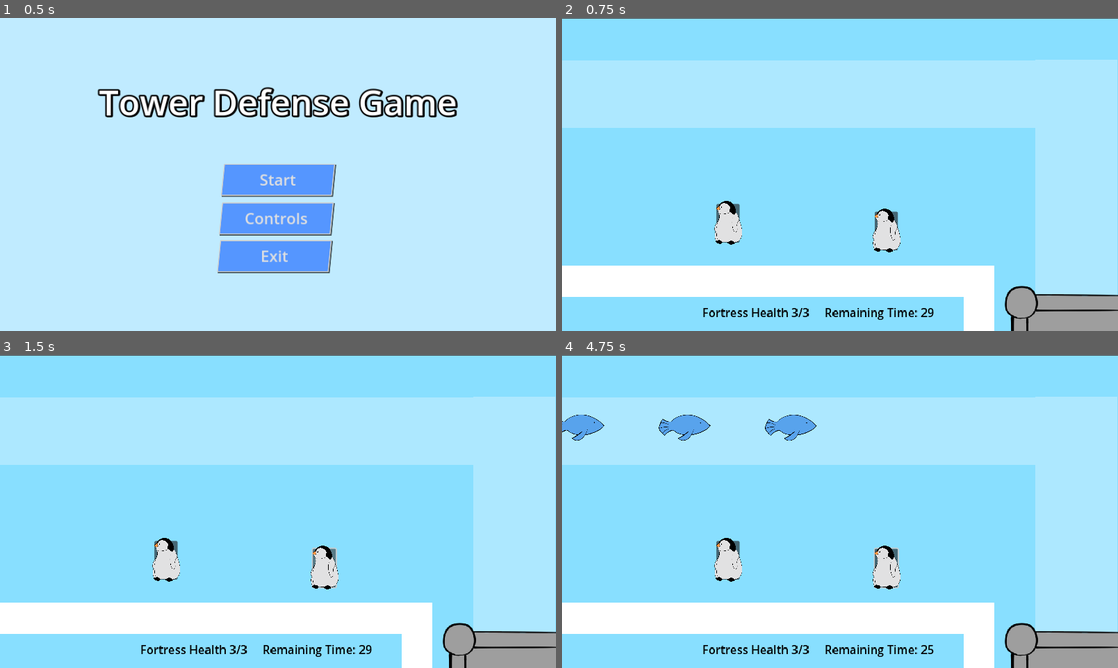
Above: before the commit, frames 1-4 (two rows, left to right).
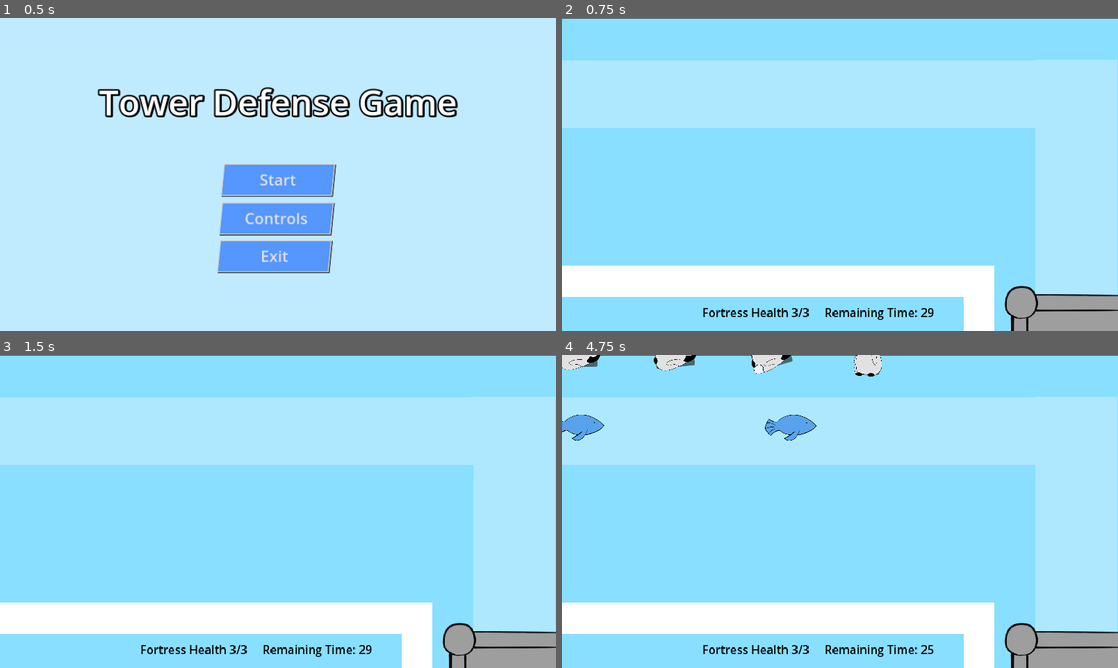
Above: after the commit, the same moments.

Repository: TraighScott/PenguinDefense
Game: Godot game, scene res://menus/main_menu.tscn
The game is run twice, just before and just after one commit, with the same random seed, the same clock (stepped at 60 frames per second) and the same inputs.
Inputs (mouse positions are in pixels of both pictures, inside the frame that each line leads up to):
- Up to frame 1 (0.5 s): no input
- Up to frame 2 (0.75 s): click "Start" at 0.5 s
- Up to frame 3 (1.5 s): click (322, 567) at 1.27 s
- Up to frame 4 (4.75 s): click (884, 567) at 2.02 s; click (884, 567) at 2.77 s; move the mouse to (840, 430) at 3.52 s; move the mouse to (728, 527) at 4.27 s

Frame 1 is identical in both runs. In frame 2, 1.2% of the frame differs, in the area x 27-61%, y 58-75%; in frame 3, 1.2%; in frame 4, 2.8%, in the area x 0-61%, y 0-75%.
Error after the commit: Invalid access to property or key 'global_position' on a base object of type 'null instance'. (res://world/world.gd:51)

Commit message:
Allow the towers to spawn and follow the path

Diff:
--- a/project/tower/tower.gd
+++ b/project/tower/tower.gd
@@ -1,20 +1,29 @@
-extends StaticBody2D
+extends CharacterBody2D
 
 
 var cur_targets := []
 var curr: Node2D
-var dragging = false
-var of = Vector2.ZERO
+var dragging := false
+var of := Vector2.ZERO
+var placed := false
+var direction := Vector2(1,0) * 200
 
 @onready var sprite: Sprite2D = $Sprite2D
 
 
 func _physics_process(_delta: float) -> void:
-	if is_instance_valid(curr):
+	if !placed:
+		velocity = direction
+
+	if is_instance_valid(curr) and !dragging:
 		self.look_at(curr.global_position)
 
 	if dragging:
+		direction = Vector2.ZERO
 		position = get_global_mouse_position() - of
+
+	move_and_slide()
+
 
 func _on_area_2d_body_entered(body):
 	if body is CharacterBody2D:
@@ -41,13 +50,12 @@
 
 
 func _on_shoot_timer_timeout() -> void:
-	if is_instance_valid(curr):
+	if is_instance_valid(curr) and !dragging:
 		var impulse := Vector2(1, 0) * 200
 		var projectile = preload("res://tower/projectile.tscn").instantiate()
 		get_parent().add_child(projectile)
 		projectile.global_position = global_position
-		projectile.apply_impulse(impulse.rotated(self.rotation))
-
+		projectile.apply_impulse(impulse.rotated(rotation))
 
 
 func _on_drag_button_button_down():
@@ -57,3 +65,13 @@
 
 func _on_drag_button_button_up():
 	dragging = false
+	placed = true
+
+
+func _on_visible_on_screen_notifier_2d_screen_exited():
+	queue_free()
+
+
+func _on_tower_class_changed_direction():
+	print("tower pass")
+	direction = Vector2(0,1) * 200
--- a/project/tower/tower.tscn
+++ b/project/tower/tower.tscn
@@ -9,7 +9,8 @@
 [sub_resource type="RectangleShape2D" id="RectangleShape2D_r2sd1"]
 size = Vector2(58, 91)
 
-[node name="Tower" type="StaticBody2D"]
+[node name="Tower" type="CharacterBody2D" groups=["tower"]]
+collision_mask = 8
 script = ExtResource("1_bf3bc")
 
 [node name="DragButton" type="Button" parent="."]
@@ -39,8 +40,11 @@
 [node name="ShootTimer" type="Timer" parent="."]
 autostart = true
 
+[node name="VisibleOnScreenNotifier2D" type="VisibleOnScreenNotifier2D" parent="."]
+
 [connection signal="button_down" from="DragButton" to="." method="_on_drag_button_button_down"]
 [connection signal="button_up" from="DragButton" to="." method="_on_drag_button_button_up"]
 [connection signal="body_entered" from="Area2D" to="." method="_on_area_2d_body_entered"]
 [connection signal="body_exited" from="Area2D" to="." method="_on_area_2d_body_exited"]
 [connection signal="timeout" from="ShootTimer" to="." method="_on_shoot_timer_timeout"]
+[connection signal="screen_exited" from="VisibleOnScreenNotifier2D" to="." method="_on_visible_on_screen_notifier_2d_screen_exited"]
--- a/project/world/world.gd
+++ b/project/world/world.gd
@@ -2,10 +2,12 @@
 
 
 signal enemy_spawned
+signal changed_direction
 
 var _can_place := true
 
 @onready var path = preload("res://enemy/path1.tscn")
+@onready var tower_scene = preload("res://tower/tower.tscn")
 @onready var fortress: Node2D = $Fortress
 @onready var _time_left_in_game = $GameEndTimer.wait_time
 
@@ -41,3 +43,16 @@
 	if $GameEndTimer.time_left < (_time_left_in_game/1.25):
 		$EnemySpawnTimer.wait_time -= .1
 		_time_left_in_game = $GameEndTimer.wait_time
+
+
+func _on_tower_timer_timeout():
+	var tower = tower_scene.instantiate()
+	add_child(tower)
+	tower.position = $TowerClass.global_position
+
+	$TowerTimer.wait_time = randf_range(1, 10)
+
+
+func _on_area_2d_body_entered(_body):
+	print('I pass')
+	changed_direction.emit()
--- a/project/world/world.tscn
+++ b/project/world/world.tscn
@@ -1,8 +1,10 @@
-[gd_scene load_steps=10 format=3 uid="uid://dkhjdu2doo870"]
+[gd_scene load_steps=11 format=3 uid="uid://dkhjdu2doo870"]
 
 [ext_resource type="Script" path="res://world/world.gd" id="1_h8od5"]
 [ext_resource type="PackedScene" uid="uid://b37xy3evdqbra" path="res://fortress/fortress.tscn" id="2_k5qnd"]
-[ext_resource type="PackedScene" uid="uid://ctdvmh0mbql81" path="res://tower/tower.tscn" id="3_mdxp7"]
+[ext_resource type="PackedScene" uid="uid://ddkqofqsgw66t" path="res://tower/tower_class.tscn" id="3_xeitl"]
+
+[sub_resource type="RectangleShape2D" id="RectangleShape2D_fwjqj"]
 
 [sub_resource type="LabelSettings" id="LabelSettings_jv7dl"]
 font_size = 24
@@ -52,12 +54,12 @@
 mouse_filter = 2
 color = Color(0.679755, 0.911014, 1, 1)
 
-[node name="ColorRect" type="ColorRect" parent="."]
+[node name="TowerPathBackground" type="ColorRect" parent="."]
 offset_top = 512.0
 offset_right = 832.0
 offset_bottom = 576.0
 
-[node name="ColorRect2" type="ColorRect" parent="."]
+[node name="TowerPathBackground2" type="ColorRect" parent="."]
 offset_left = 832.0
 offset_top = 512.0
 offset_right = 896.0
@@ -74,16 +76,20 @@
 one_shot = true
 autostart = true
 
+[node name="TowerTimer" type="Timer" parent="."]
+autostart = true
+
 [node name="Camera2D" type="Camera2D" parent="."]
 position = Vector2(576, 323)
 
-[node name="Towers" type="Node2D" parent="."]
+[node name="TowerClass" parent="." instance=ExtResource("3_xeitl")]
+position = Vector2(0, 544)
 
-[node name="Tower" parent="Towers" instance=ExtResource("3_mdxp7")]
-position = Vector2(672, 440)
+[node name="Area2D" type="Area2D" parent="TowerClass"]
+position = Vector2(888, 0)
 
-[node name="Tower2" parent="Towers" instance=ExtResource("3_mdxp7")]
-position = Vector2(344, 424)
+[node name="CollisionShape2D" type="CollisionShape2D" parent="TowerClass/Area2D"]
+shape = SubResource("RectangleShape2D_fwjqj")
 
 [node name="FortressHealth" type="Label" parent="."]
 offset_left = 291.0
@@ -119,8 +125,11 @@
 position = Vector2(1033, 595.5)
 shape = SubResource("RectangleShape2D_1te0v")
 
+[connection signal="changed_direction" from="." to="TowerClass" method="_on_world_changed_direction"]
 [connection signal="enemy_spawned" from="." to="Fortress" method="_on_world_enemy_spawned"]
 [connection signal="timeout" from="EnemySpawnTimer" to="." method="_on_enemy_spawn_timer_timeout"]
 [connection signal="timeout" from="GameEndTimer" to="." method="_on_game_end_timer_timeout"]
+[connection signal="timeout" from="TowerTimer" to="." method="_on_tower_timer_timeout"]
+[connection signal="body_entered" from="TowerClass/Area2D" to="." method="_on_area_2d_body_entered"]
 [connection signal="mouse_entered" from="NoTowerArea" to="." method="_on_no_tower_area_mouse_entered"]
 [connection signal="mouse_exited" from="NoTowerArea" to="." method="_on_no_tower_area_mouse_exited"]
